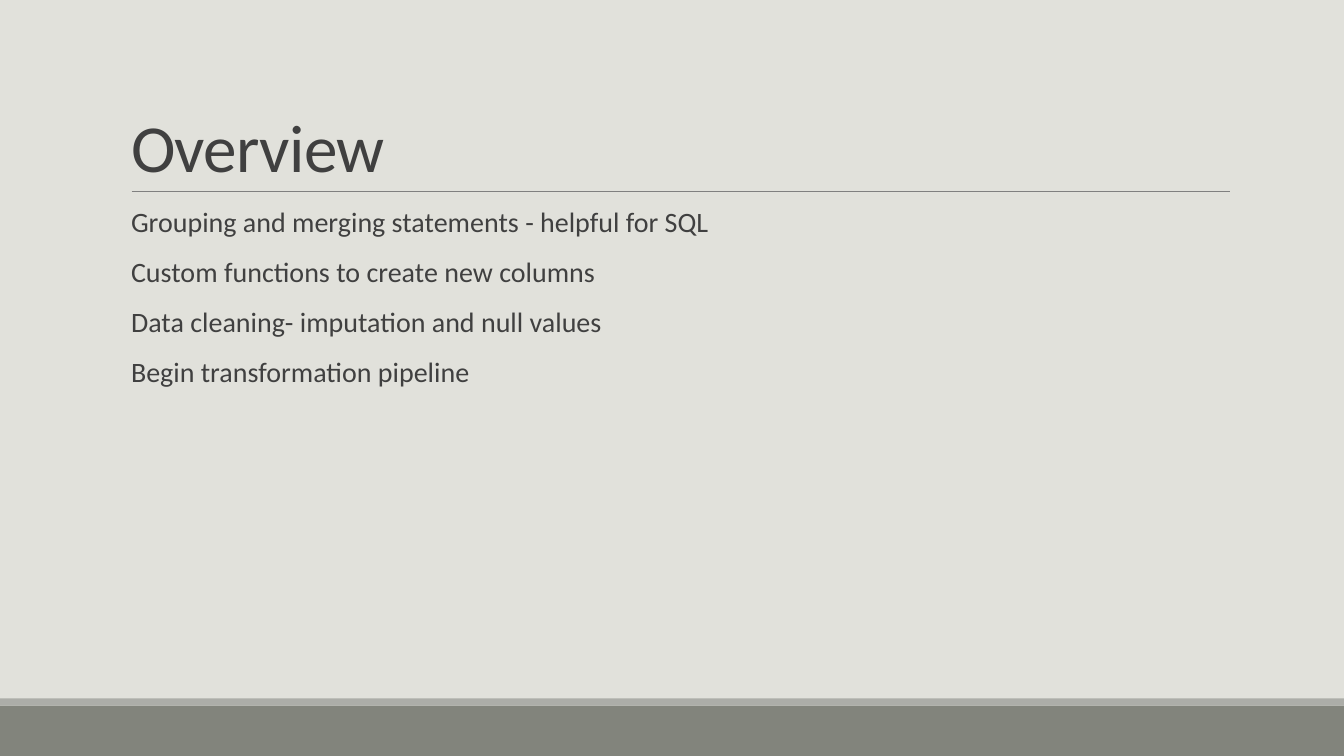
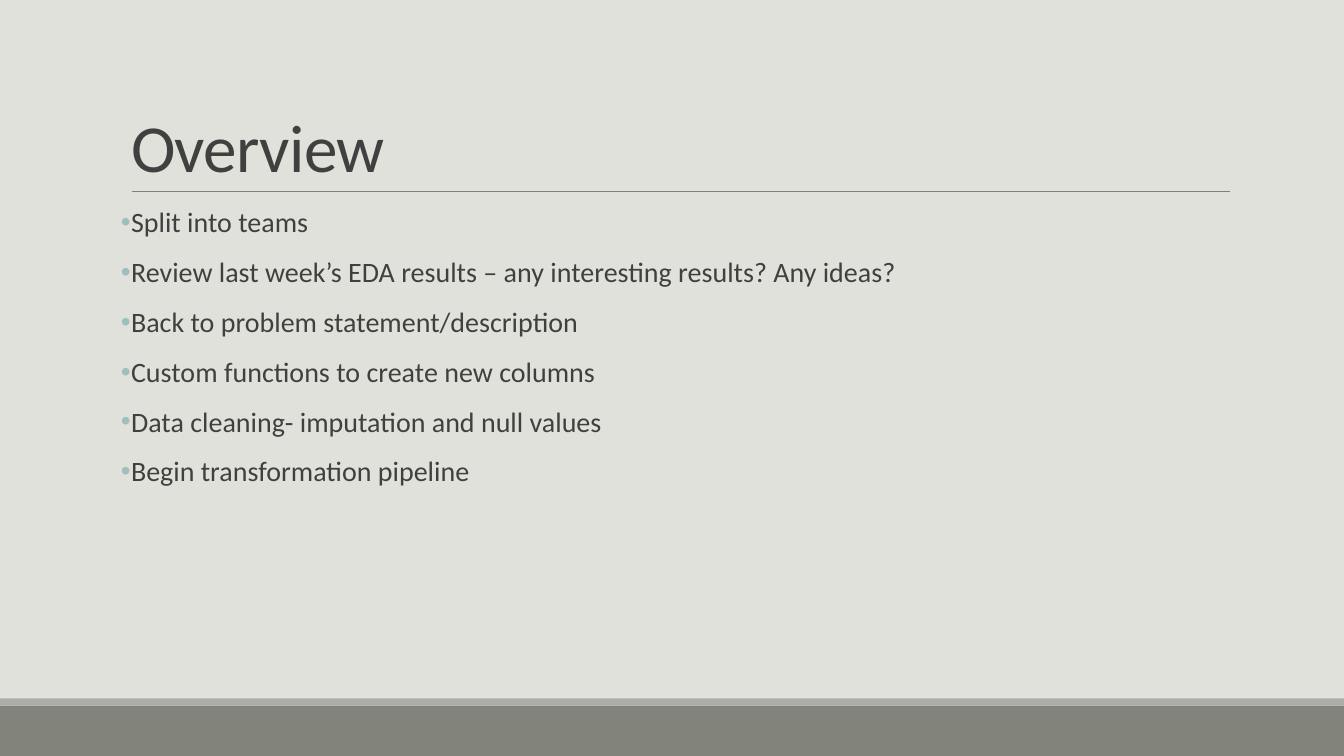
Before and after one commit to casey-whorton-waynestate/public-course-content, a slide deck: slide 30 of Wayne State Course.pptx. Drawn at 1344x756 pixels with LibreOffice and Linux fonts; fonts in the diff are those of the drawing. Boxes give left, top, right and bottom in pixels: in the first picture for what was removed or moved away, otherwise in the second. Text is boxed around its words. In the diff, an @@ line names an element or a change of style, - is before the commit and + after.

```diff
--- a/Wayne State Course.pptx
+++ b/Wayne State Course.pptx
@@ text at (131,212,895,337): text changed @@
-  Grouping and merging statements - helpful for SQL
+• Split into teams
+• Review last week’s EDA results – any interesting results? Any ideas?
+• Back to problem statement/description
@@ text at (131,362,602,486): bullet   to • @@
```
Also in this commit, not shown: 10 other slides changed, 6 slides added, 7 slides removed.
